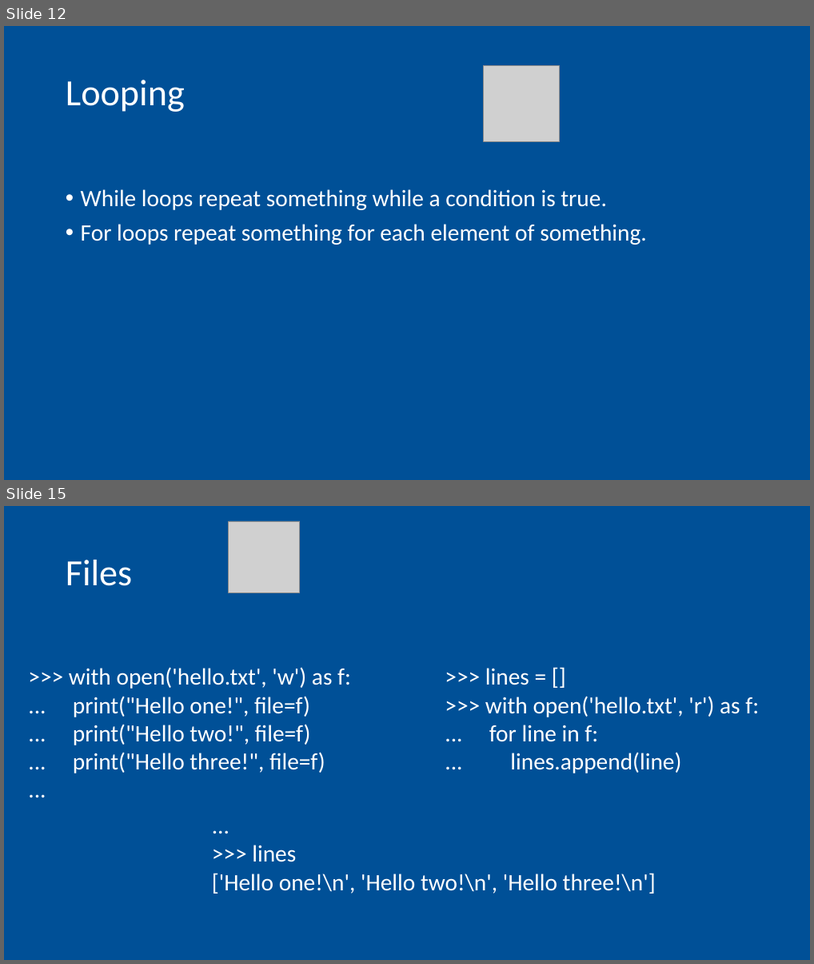
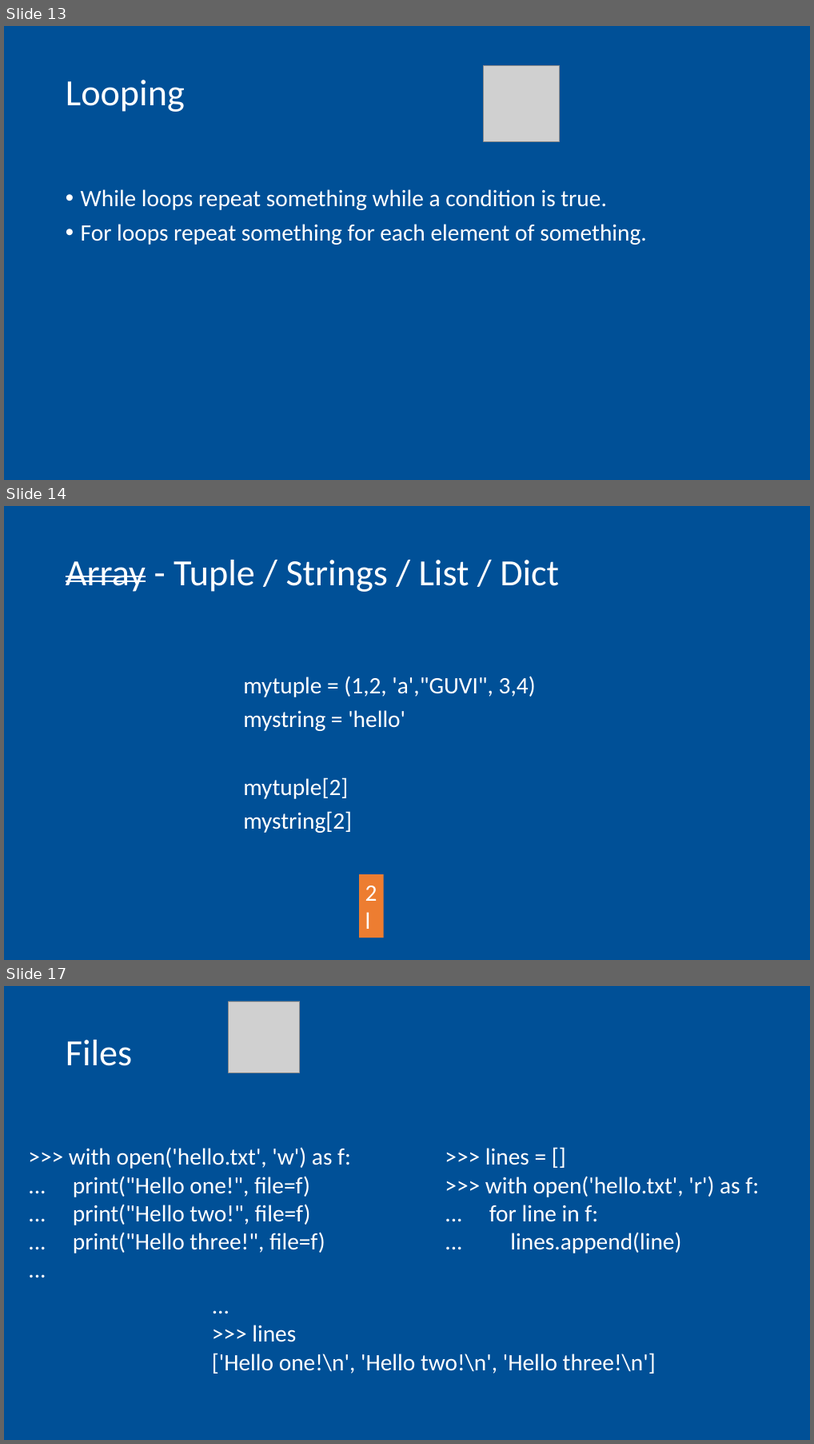
Before and after one commit to reach2arunprakash/python3, a slide deck: Opener/Python in 20 mins.pptx. Shown one above the other, each under a label of ours: slides 12 and 15 before the commit, slides 13, 14 and 17 after it; the slides between them are not shown. The pictures are 814x964 and 814x1444 pixels, drawn with LibreOffice and Linux fonts; fonts in the diff are those of the drawing; grey boxes stand for pictures. Boxes give left, top, right and bottom in pixels: in the first picture for what was removed or moved away, otherwise in the second. Text is boxed around its words. In the diff, an @@ line names an element or a change of style, - is before the commit and + after.

```diff
--- a/Opener/Python in 20 mins.pptx
+++ b/Opener/Python in 20 mins.pptx
@@ slide 14 added at [4,506,810,960], background #005097 @@
@@ title added at [66,560,559,592], 44 pt, text #FFFFFF @@
+Array - Tuple / Strings / List / Dict
@@ text added at [243,676,536,832], 28 pt, text #FFFFFF @@
+mytuple = (1,2, 'a',"GUVI", 3,4)
+mystring = 'hello'
+mytuple[2]
+mystring[2]
@@ rectangle added at [360,875,384,937], fill #ED7D31, 28 pt, text #FFFFFF @@
+2
+l
@@ what was slide 12 is now slide 13 @@
@@ what was slide 15 is now slide 17 @@
```
Also in this commit, not shown: 6 slides changed, 1 other slide added.
